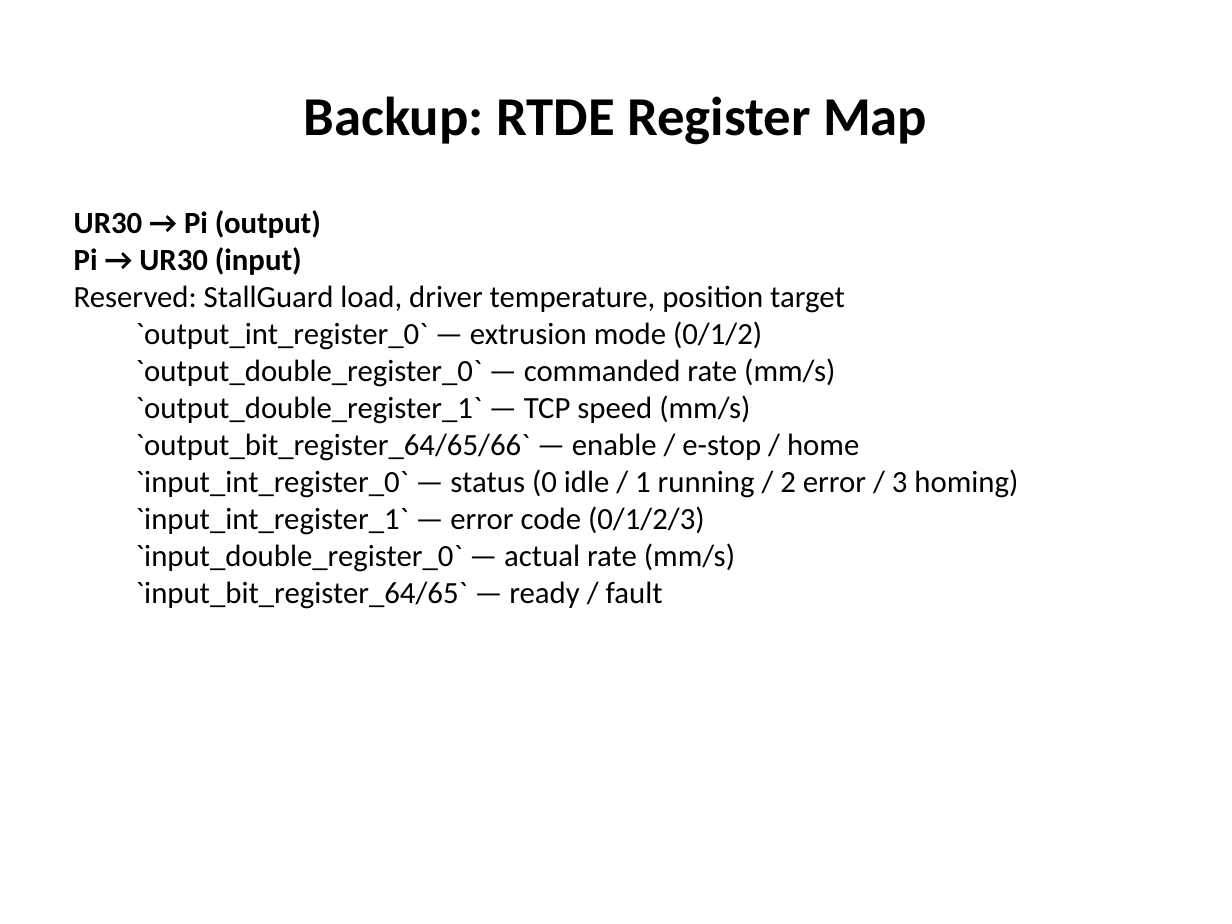
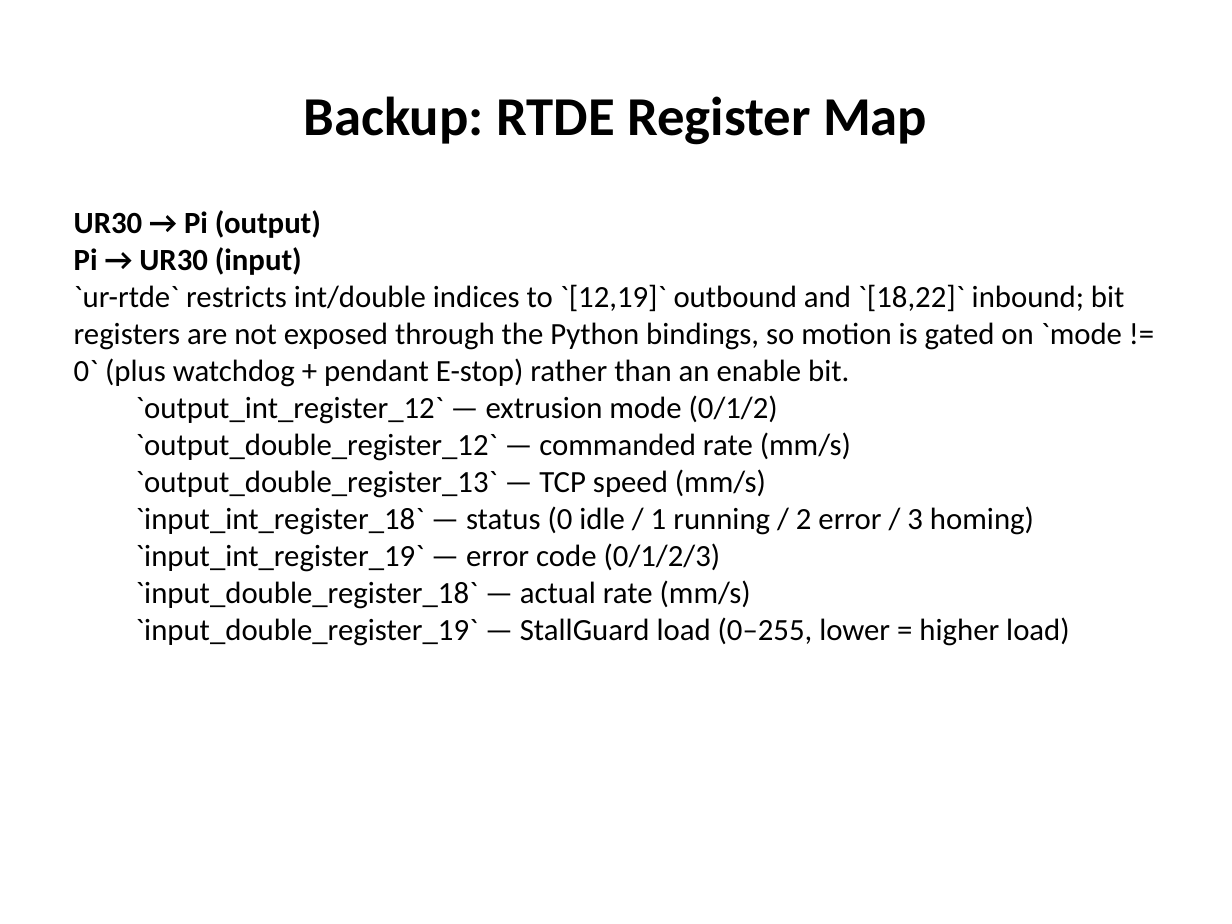
Before and after one commit to wrbell/W26-Cobot-Axis, a slide deck: slide 22 of reports/turn-in/presentation/presentation.pptx. Drawn at 1232x924 pixels with LibreOffice and Linux fonts; fonts in the diff are those of the drawing. Boxes give left, top, right and bottom in pixels: in the first picture for what was removed or moved away, otherwise in the second. Text is boxed around its words. In the diff, an @@ line names an element or a change of style, - is before the commit and + after.

```diff
--- a/reports/turn-in/presentation/presentation.pptx
+++ b/reports/turn-in/presentation/presentation.pptx
@@ text at bbox=[74, 284, 1125, 646]: text changed @@
-Reserved: StallGuard load, driver temperature, position target
-  `output_int_register_0` — extrusion mode (0/1/2)
-  `output_double_register_0` — commanded rate (mm/s)
-  `output_double_register_1` — TCP speed (mm/s)
-  `output_bit_register_64/65/66` — enable / e-stop / home
-  `input_int_register_0` — status (0 idle / 1 running / 2 error / 3 homing)
-  `input_int_register_1` — error code (0/1/2/3)
-  `input_double_register_0` — actual rate (mm/s)
-  `input_bit_register_64/65` — ready / fault
+`ur-rtde` restricts int/double indices to `[12,19]` outbound and `[18,22]` inbound; bit registers are not exposed through the Python bindings, so motion is gated on `mode != 0` (plus watchdog + pendant E-stop) rather than an enable bit.
+  `output_int_register_12` — extrusion mode (0/1/2)
+  `output_double_register_12` — commanded rate (mm/s)
+  `output_double_register_13` — TCP speed (mm/s)
+  `input_int_register_18` — status (0 idle / 1 running / 2 error / 3 homing)
+  `input_int_register_19` — error code (0/1/2/3)
+  `input_double_register_18` — actual rate (mm/s)
+  `input_double_register_19` — StallGuard load (0–255, lower = higher load)
```
Also in this commit, not shown: 3 other slides changed, 10 other files.
